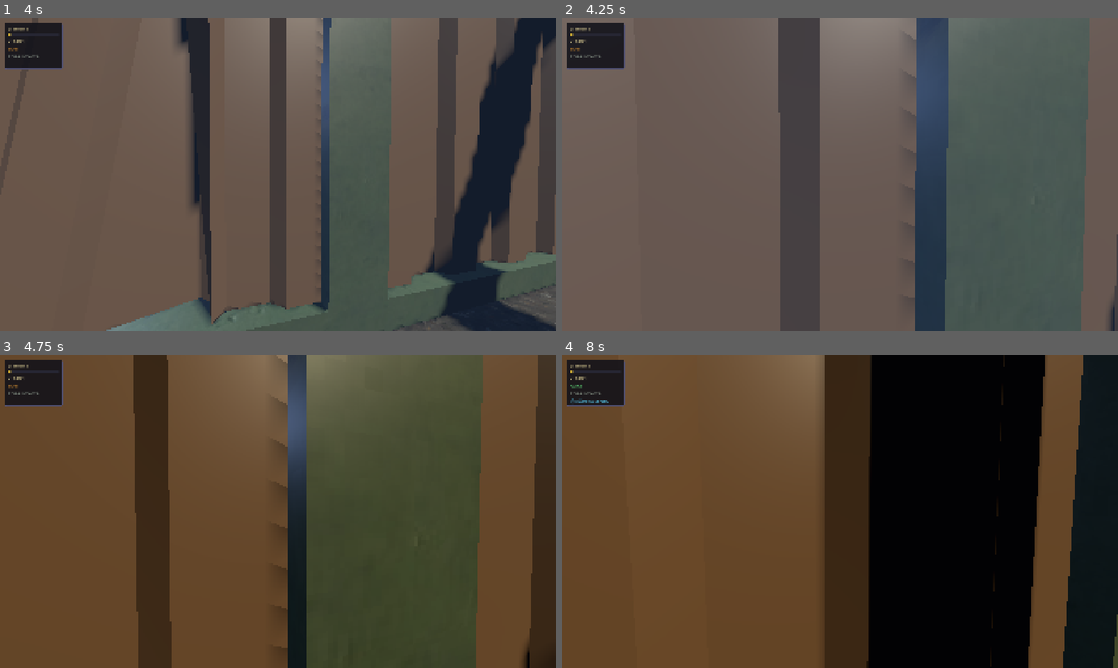
Above: before the commit, frames 1-4 (two rows, left to right).
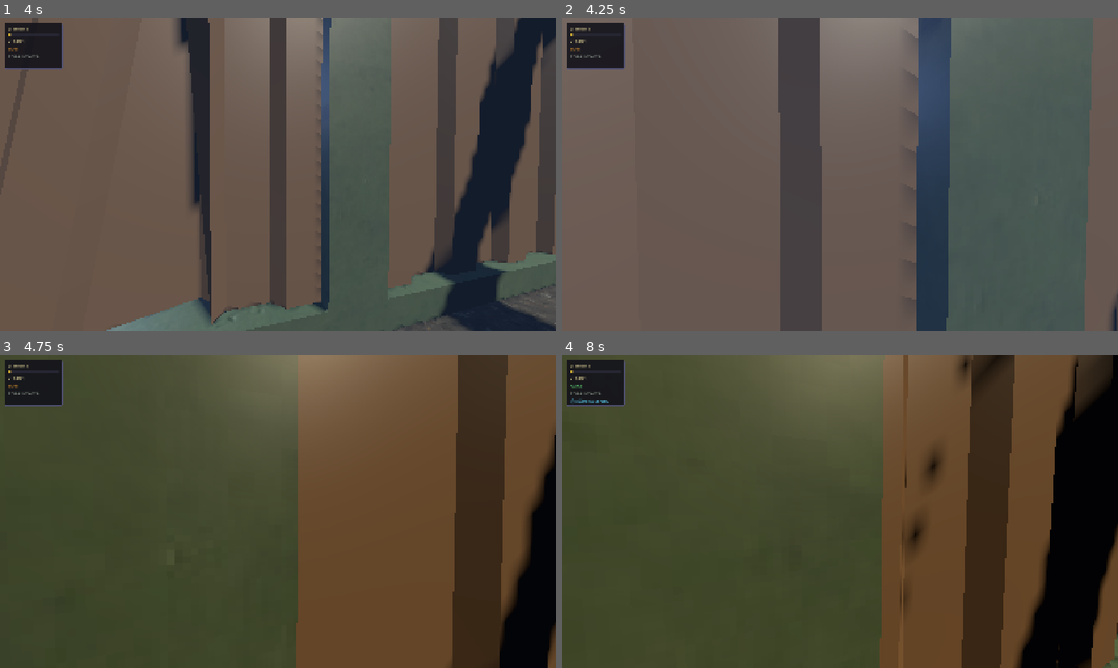
Above: after the commit, the same moments.

Repository: mateusalkimim/relativity-paradox-lab
Game: Godot game, scene res://scenes/main.tscn
The game is run twice, just before and just after one commit, with the same random seed, the same clock (stepped at 60 frames per second) and the same inputs. A sky picture missing from this copy of the repository is replaced by a grey-blue gradient.
Inputs (mouse positions are in pixels of both pictures, inside the frame that each line leads up to):
- Up to frame 1 (4 s): move the mouse to (305, 174) at 0.52 s; hold Space (action_primary) 0.53-1.28 s; hold W (move_forward) from 0.53 s (still down); move the mouse to (250, 174) at 1.27 s; tap P (slow_motion) at 1.35 s; move the mouse to (289, 168) at 2.02 s; hold Q (switch_frame) 2.03-2.78 s; move the mouse to (272, 180) at 2.77 s; tap Space (action_primary) at 2.85 s; move the mouse to (316, 177) at 3.52 s; hold P (slow_motion) from 3.53 s (still down)
- Up to frame 2 (4.25 s): keep holding W (move_forward); keep holding P (slow_motion)
- Up to frame 3 (4.75 s): keep holding W (move_forward); move the mouse to (233, 508) at 4.27 s; release P (slow_motion) at 4.28 s; tap Q (switch_frame) at 4.35 s
- Up to frame 4 (8 s): move the mouse to (845, 511) at 5.02 s; hold Space (action_primary) 5.03-5.78 s; move the mouse to (817, 505) at 5.77 s; release W (move_forward) at 5.78 s; hold D (move_right) 5.78-6.53 s; tap P (slow_motion) at 5.85 s; move the mouse to (867, 511) at 6.52 s; hold Q (switch_frame) 6.53-7.28 s; hold W (move_forward) from 6.53 s (still down); move the mouse to (812, 511) at 7.27 s; tap Space (action_primary) at 7.35 s

Frame 1 is identical in both runs. In frame 2, 1.6% of the frame differs, in the area x 46-100%, y 0-100%; in frame 3, 92%, in the area x 0-100%, y 0-100%; in frame 4, 88%.

Commit message:
fix(player): remove colisões móveis do galpão — contenção por bordas estáticas
A colisão trimesh do GLB (e as caixas do fallback) eram filhas do
MovingWorld: na transição de referencial a malha escala e varre o
player, e em BOB as paredes deslizantes o empurravam ("puxão" ao trocar
pra Bob).

- Estrutura do galpão (GLB e fallback) agora é só visual — postes e
  vigas internas não colidem com o player
- Contenção por 4 paredes invisíveis ESTÁTICAS fora do MovingWorld,
  alinhadas às faces internas das paredes em escala 1 (x ±12.3/12.4,
  z ±7.1) — o operador não sai do palco, nada o empurra
- Piso já era coberto pelo GroundCollider estático

Co-Authored-By: Claude Opus 4.8 <noreply@anthropic.com>

Diff:
--- a/scripts/galpao.gd
+++ b/scripts/galpao.gd
@@ -30,6 +30,7 @@
 	_build_guillotines()
 	_build_tora()
 	_build_ground()
+	_build_boundary_walls()
 	_setup_lighting()
 	_build_hud()
 	_build_frame_controller()
@@ -47,14 +48,35 @@
 	add_child(_tora)
 
 func _build_ground() -> void:
-	# Colisor invisível fixo: sustenta o player quando o galpão (e seu chão
-	# trimesh) desliza para trás no referencial de Bob
+	# Colisor invisível fixo: único piso físico do player — a estrutura
+	# visual do galpão não tem colisão (ver _build_galpao_mesh)
 	var body := StaticBody3D.new()
 	body.name = "GroundCollider"
 	body.position = Vector3(0.0, -0.1, 0.0)
 	var col := CollisionShape3D.new()
 	var shape := BoxShape3D.new()
 	shape.size = Vector3(80.0, 0.2, 80.0)
+	col.shape = shape
+	body.add_child(col)
+	add_child(body)
+
+# Contenção invisível e estática do player, fora do MovingWorld — alinhada
+# às faces internas das paredes do GLB em escala 1 (x ±12.3/12.4, z ±7.1).
+# Nota: em BOB o galpão visual contrai/desliza e deixa de coincidir com
+# estes limites; o objetivo é só impedir o operador de sair do palco.
+func _build_boundary_walls() -> void:
+	_add_boundary("BoundXNeg", Vector3(-12.5, 3.0, 0.0), Vector3(0.4, 6.0, 15.0))
+	_add_boundary("BoundXPos", Vector3(12.6, 3.0, 0.0), Vector3(0.4, 6.0, 15.0))
+	_add_boundary("BoundZNeg", Vector3(0.0, 3.0, -7.3), Vector3(25.6, 6.0, 0.4))
+	_add_boundary("BoundZPos", Vector3(0.0, 3.0, 7.3), Vector3(25.6, 6.0, 0.4))
+
+func _add_boundary(node_name: String, pos: Vector3, size: Vector3) -> void:
+	var body := StaticBody3D.new()
+	body.name = node_name
+	body.position = pos
+	var col := CollisionShape3D.new()
+	var shape := BoxShape3D.new()
+	shape.size = size
 	col.shape = shape
 	body.add_child(col)
 	add_child(body)
@@ -87,14 +109,11 @@
 	# folga de ~2.5u nas pontas da esteira para o player passar.
 	mesh_node.rotation_degrees = Vector3(0.0, 90.0, 0.0)
 	mesh_node.position = Vector3(-3.34, -0.44, -0.06)
+	# SEM colisão trimesh: a estrutura é filha do MovingWorld, que escala na
+	# transição e desliza em BOB — colisão móvel empurrava/arrastava o player.
+	# Estrutura interna (postes, vigas) é só visual; a contenção do player
+	# fica nas paredes invisíveis estáticas (_build_boundary_walls).
 	_world.add_child(mesh_node)
-	_add_trimesh_collision(mesh_node)
-
-func _add_trimesh_collision(node: Node) -> void:
-	for child: Node in node.get_children():
-		if child is MeshInstance3D:
-			child.create_trimesh_collision()
-		_add_trimesh_collision(child)
 
 func _build_skydome() -> void:
 	var sphere := MeshInstance3D.new()
@@ -162,12 +181,12 @@
 	fill.shadow_enabled = false
 	add_child(fill)
 
+# Fallback procedural: só visual (sem colisão), pelo mesmo motivo do GLB —
+# está no MovingWorld; a contenção do player é dos boundary walls estáticos
 func _add_static_box(node_name: String, pos: Vector3, size: Vector3, color: Color) -> void:
-	var body := StaticBody3D.new()
-	body.name = node_name
-	body.position = pos
-
 	var mi := MeshInstance3D.new()
+	mi.name = node_name
+	mi.position = pos
 	var mesh := BoxMesh.new()
 	mesh.size = size
 	var mat := StandardMaterial3D.new()
@@ -175,13 +194,4 @@
 	mat.roughness = 0.9
 	mi.mesh = mesh
 	mi.set_surface_override_material(0, mat)
-	body.add_child(mi)
-
-	var col := CollisionShape3D.new()
-	var shape := BoxShape3D.new()
-	shape.size = size
-	col.shape = shape
-	body.add_child(col)
-
-	# Fallback procedural faz parte da estrutura do galpão → MovingWorld
-	_world.add_child(body)
+	_world.add_child(mi)
